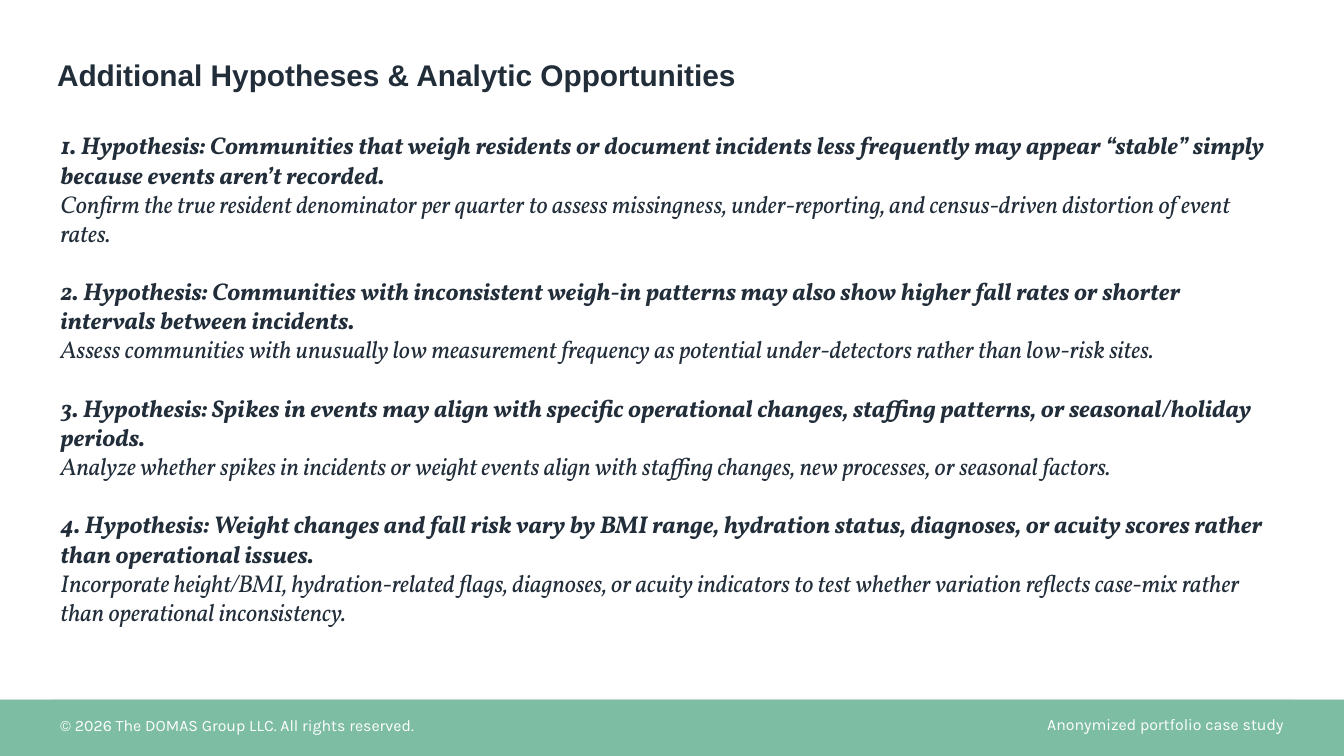
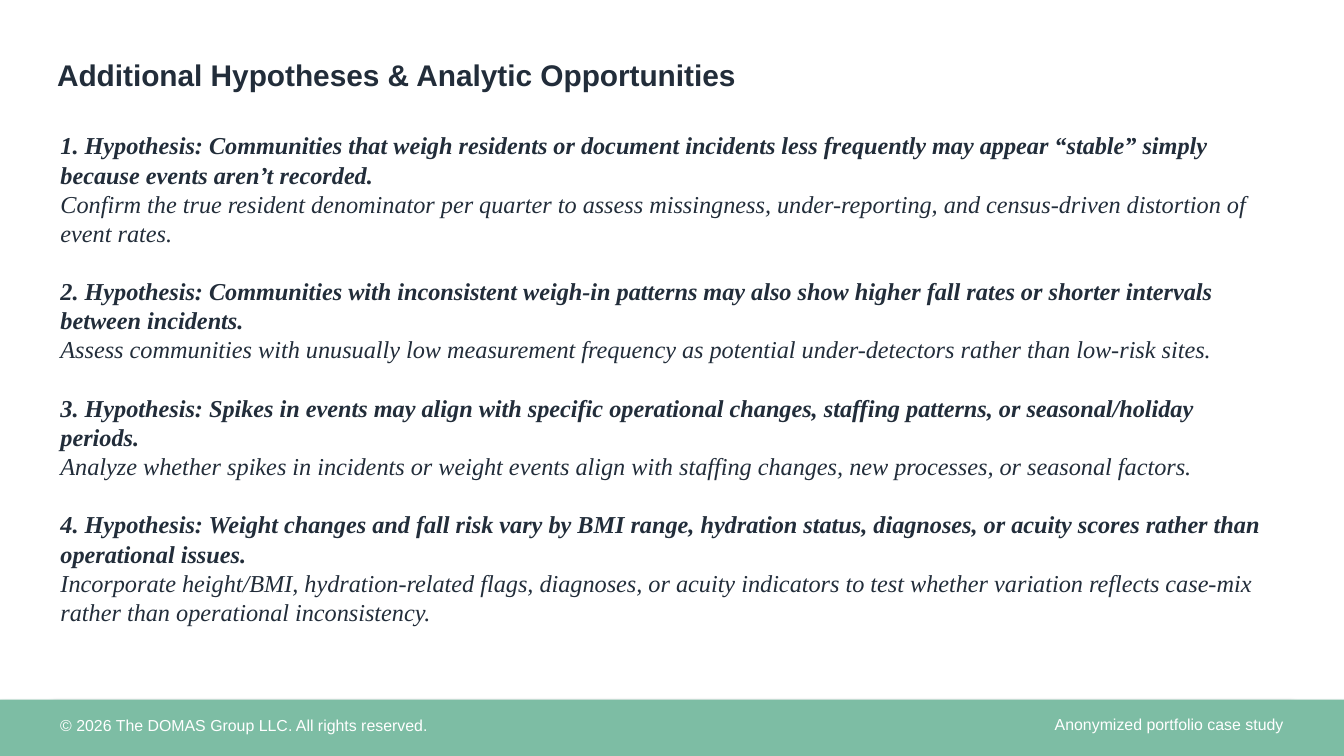
Before and after one commit to TheDOMASGroupLLC/healthcare-operations-benchmarking, a slide deck: slide 14 of case-study/Healthcare_Operations_Benchmarking_Case_Study.pptx (slide 16 before the commit). Drawn at 1344x756 pixels with LibreOffice and Linux fonts; fonts in the diff are those of the drawing. Boxes give left, top, right and bottom in pixels: in the first picture for what was removed or moved away, otherwise in the second. Text is boxed around its words. In the diff, an @@ line names an element or a change of style, - is before the commit and + after.

```diff
--- a/case-study/Healthcare_Operations_Benchmarking_Case_Study.pptx
+++ b/case-study/Healthcare_Operations_Benchmarking_Case_Study.pptx
@@ text "1. Hypothesis: Communities that weigh ..." at (x1=60, y1=137, x2=1260, y2=627): font Vollkorn to Times New Roman @@
@@ text "© 2026 The DOMAS Group ..." at (x1=76, y1=719, x2=427, y2=734): font Karla to Arial @@
@@ text "Anonymized portfolio case study" at (x1=1055, y1=718, x2=1283, y2=733): font Karla to Arial @@
```
Also in this commit, not shown: 14 other slides changed, 2 slides removed, 2 other files.
